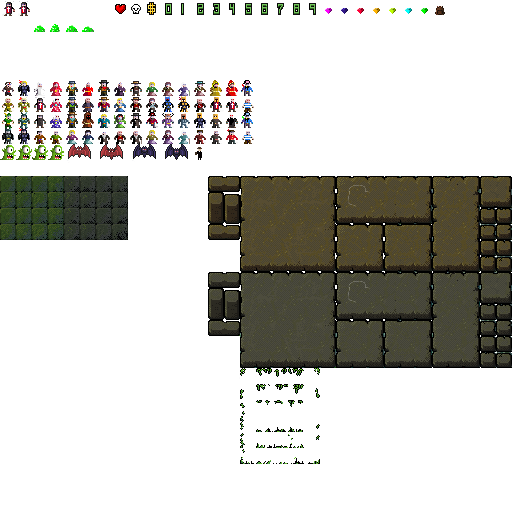
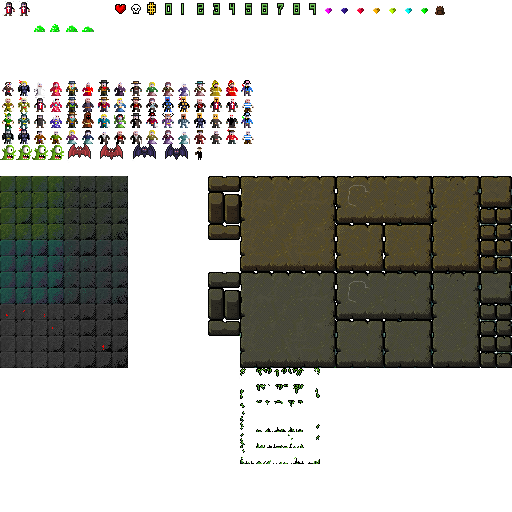
Layered file, before and after one edit (512px x 512px). Changes by layer:
painted on "r" over (x1=0, y1=211, x2=128, y2=368)
